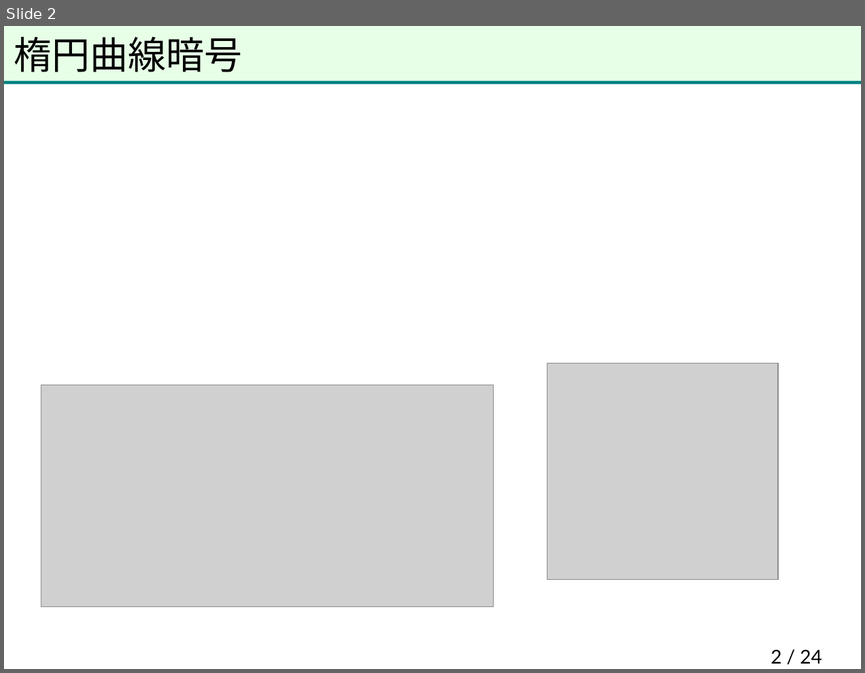
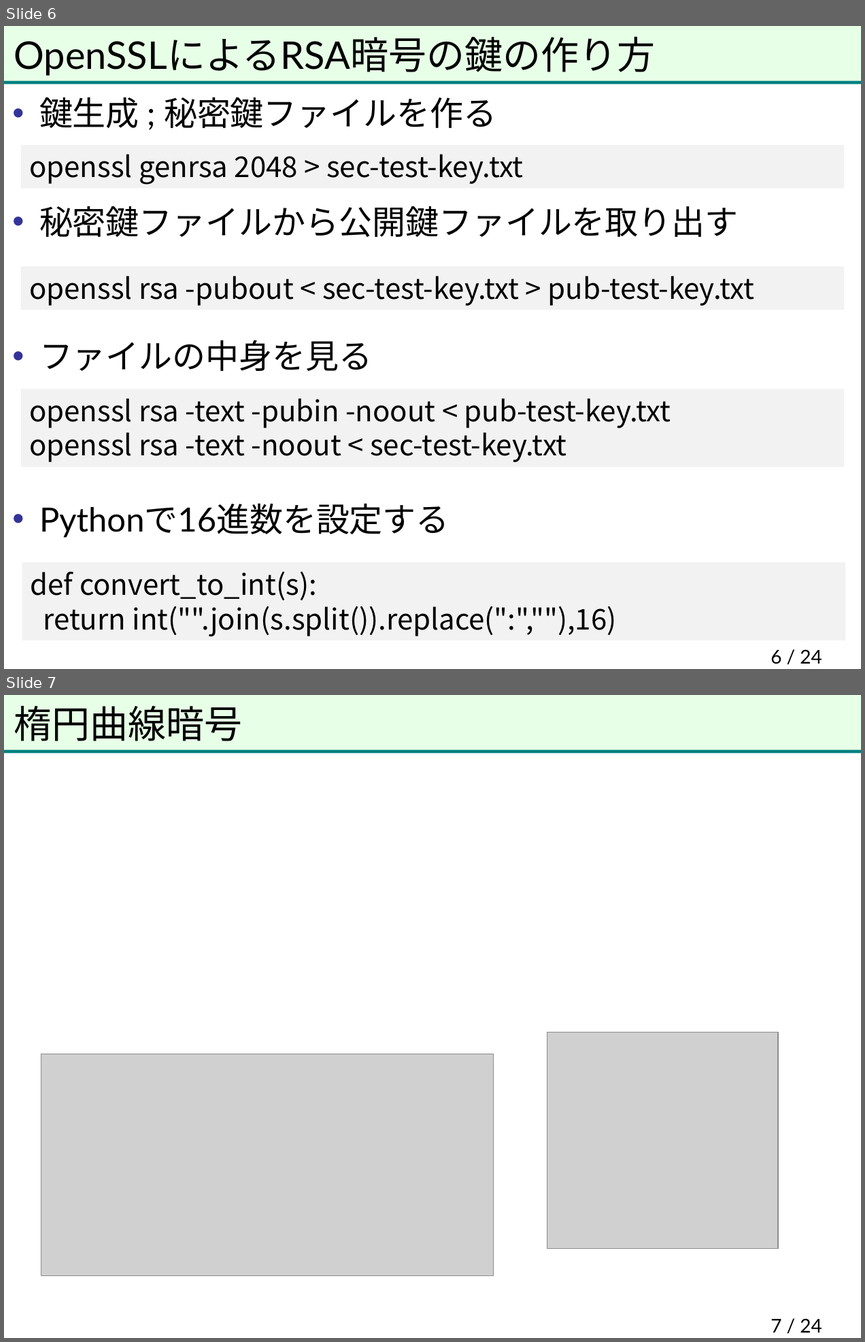
Before and after one commit to herumi/anninbon, a slide deck: lec/anninbon6.pptx. Shown one above the other, each under a label of ours: slide 2 before the commit, slides 6 and 7 after it. The pictures are 865x673 and 865x1342 pixels, drawn with LibreOffice and Linux fonts; fonts in the diff are those of the drawing; grey boxes stand for pictures; background and template pictures are left out. Boxes give left, top, right and bottom in pixels: in the first picture for what was removed or moved away, otherwise in the second. Text is boxed around its words. In the diff, an @@ line names an element or a change of style, - is before the commit and + after.

```diff
--- a/lec/anninbon6.pptx
+++ b/lec/anninbon6.pptx
@@ slide 6 added at box(4, 26, 861, 669), background #FFFFFF; not listed: 2 template elements that a slide beside it also shows @@
@@ title added at box(14, 36, 655, 76), 32 pt, text #000000 @@
+OpenSSLによるRSA暗号の鍵の作り方
@@ text added at box(39, 97, 738, 537), 28 pt, text #000000 @@
+• 鍵生成 ; 秘密鍵ファイルを作る
+• 秘密鍵ファイルから公開鍵ファイルを取り出す
+• ファイルの中身を見る
+• Pythonで16進数を設定する
@@ rectangle added at box(21, 145, 844, 188), fill #F2F2F2, 24 pt, text #000000 @@
+openssl genrsa 2048 > sec-test-key.txt
@@ rectangle added at box(21, 267, 844, 310), fill #F2F2F2, 24 pt, text #000000 @@
+openssl rsa -pubout < sec-test-key.txt > pub-test-key.txt
@@ rectangle added at box(21, 388, 844, 467), fill #F2F2F2, 24 pt, text #000000 @@
+openssl rsa -text -pubin -noout < pub-test-key.txt
+openssl rsa -text -noout < sec-test-key.txt
@@ rectangle added at box(22, 563, 845, 640), fill #F2F2F2, 24 pt, text #000000 @@
+def convert_to_int(s):
+return int("".join(s.split()).replace(":",""),16)
@@ page number added at box(770, 649, 821, 664), 16 pt, text #000000 @@
+6 / 24
@@ what was slide 2 is now slide 7 @@
@@ page number at box(770, 1318, 821, 1332): text changed @@
-2 / 24
+7 / 24
```
Also in this commit, not shown: 1 slide changed, 4 other slides added, 1 other file.
